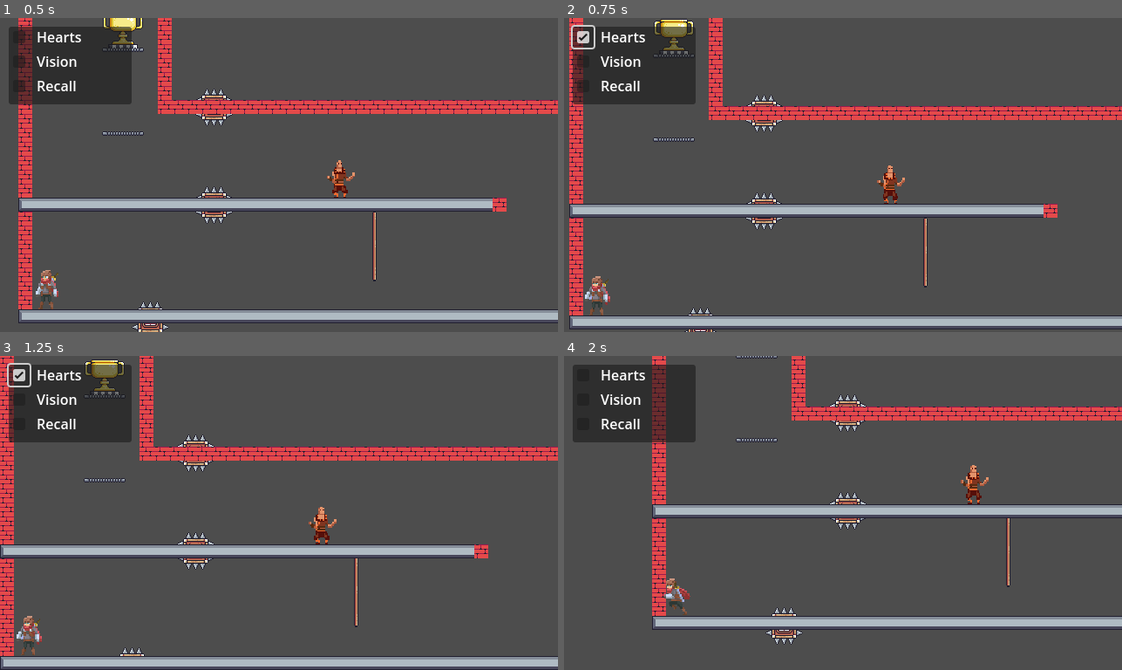
Above: before the commit, frames 1-4 (two rows, left to right).
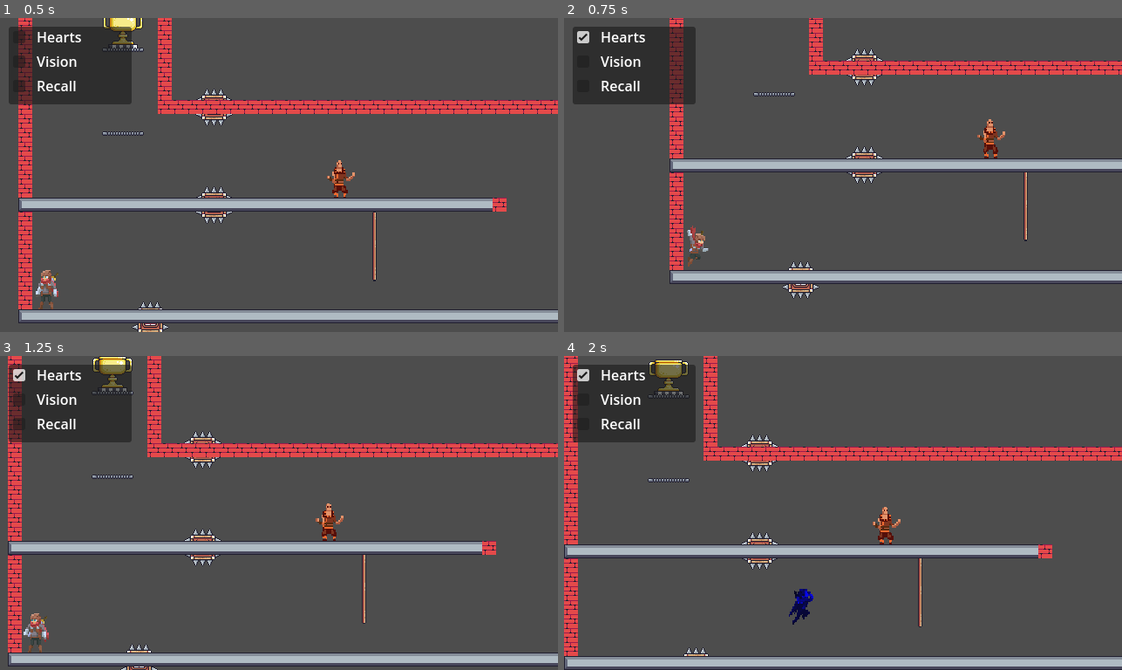
Above: after the commit, the same moments.

Repository: DeVelox/Niro
Game: Godot game, scene res://main.tscn
Two runs of this game, one before a commit and one after it. Both use one fixed random seed, a clock stepped at 60 frames per second and the inputs below.
Inputs:
- Up to frame 1 (0.5 s): no input
- Up to frame 2 (0.75 s): click "Hearts" at 0.5 s
- Up to frame 3 (1.25 s): no input
- Up to frame 4 (2 s): hold D (right) from 1.28 s (still down); tap Shift (dash) at 1.35 s; tap Space (dedicated_jump) at 1.52 s

Frame 1 is identical in both runs. In frame 2, 26% of the frame differs, in the area x 0-100%, y 0-100%; in frame 3, 16%; in frame 4, 27%.

Commit message:
Reworked debug reload logic

Diff:
--- a/main.gd
+++ b/main.gd
@@ -1,6 +1,9 @@
 extends Node
 @export_file("*.tscn") var current_scene: String
 @onready var spawn: Marker2D = $Spawn
+@onready var hearts: CheckBox = $CanvasLayer/Panel/VFlowContainer/Hearts
+@onready var vision: CheckBox = $CanvasLayer/Panel/VFlowContainer/Vision
+@onready var recall: CheckBox = $CanvasLayer/Panel/VFlowContainer/Recall
 
 
 # Called when the node enters the scene tree for the first time.
@@ -17,6 +20,8 @@
 		load_player.position = spawn.position
 	add_child(load_player)
 
+	_init_checkbox()
+
 
 # Called every frame. 'delta' is the elapsed time since the previous frame.
 func _process(_delta):
@@ -28,6 +33,7 @@
 	if toggled_on:
 		Upgrades.buy(Upgrades.Type.HEARTS)
 		Upgrades.add_heart()
+		print_debug(Upgrades.hearts)
 	else:
 		Upgrades.sell(Upgrades.Type.HEARTS)
 	_reload()
@@ -49,9 +55,11 @@
 	_reload()
 
 
+func _init_checkbox():
+	hearts.set_pressed_no_signal(Upgrades.check(Upgrades.Type.HEARTS))
+	vision.set_pressed_no_signal(Upgrades.check(Upgrades.Type.VISION))
+	recall.set_pressed_no_signal(Upgrades.check(Upgrades.Type.RECALL))
+
+
 func _reload():
-	DataStore.current_level.queue_free()
-	var load_level: Node2D = load(current_scene).instantiate()
-	DataStore.current_level = load_level
-	DataStore.current_scene = current_scene
-	add_child(load_level)
+	get_tree().reload_current_scene()
